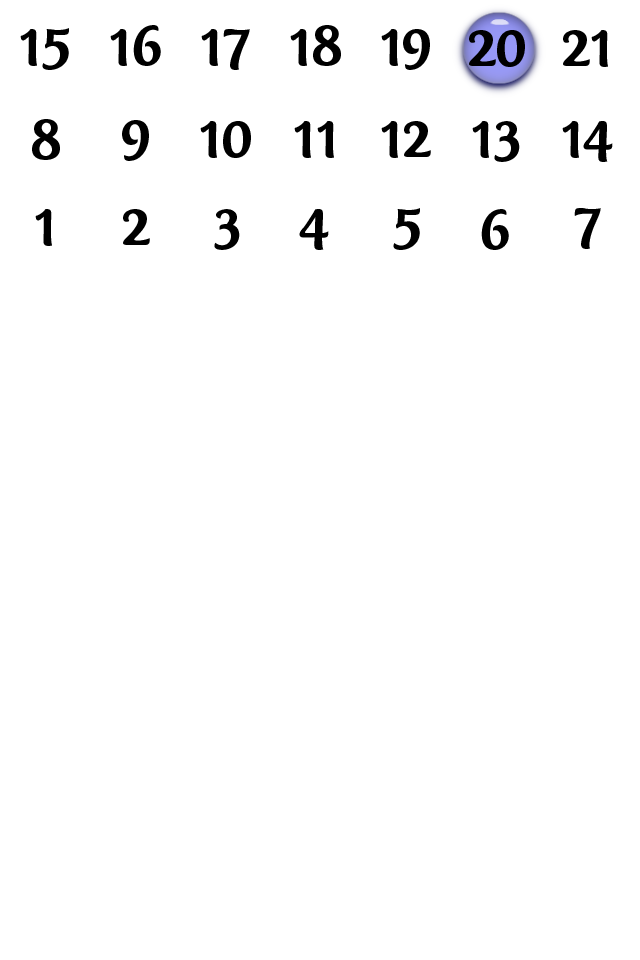
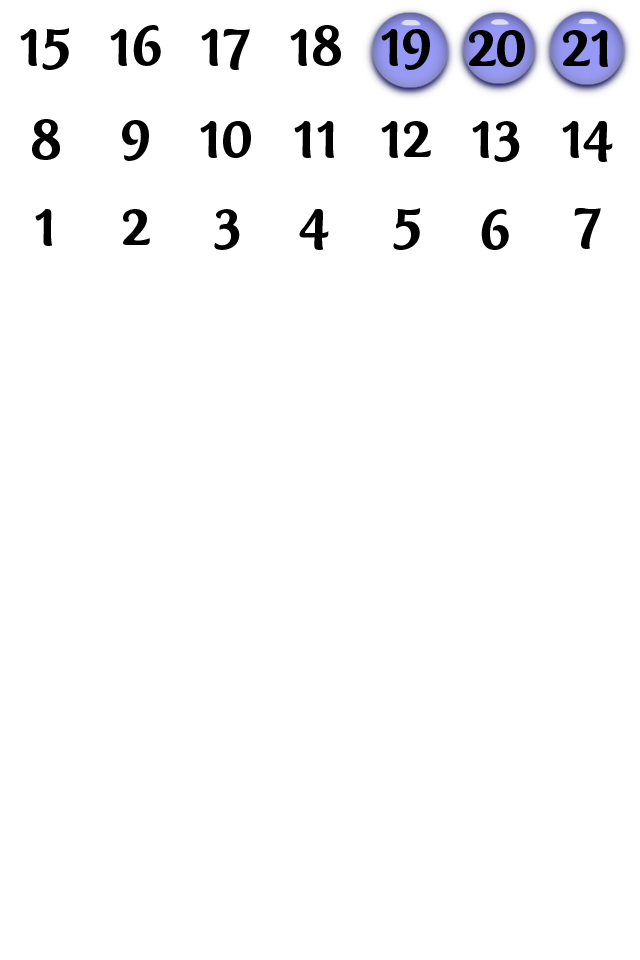
Revision of a layered 640x960 image; what changed, layer by layer:
added layer "76x76 Indigo Marker" above "74x74 Indigo Marker" over [363, 7, 456, 100]
renamed "Glass - Board Markers, Indigo Marker" to "74x74 Indigo Marker", showed it, painted on it over [541, 6, 632, 97]
